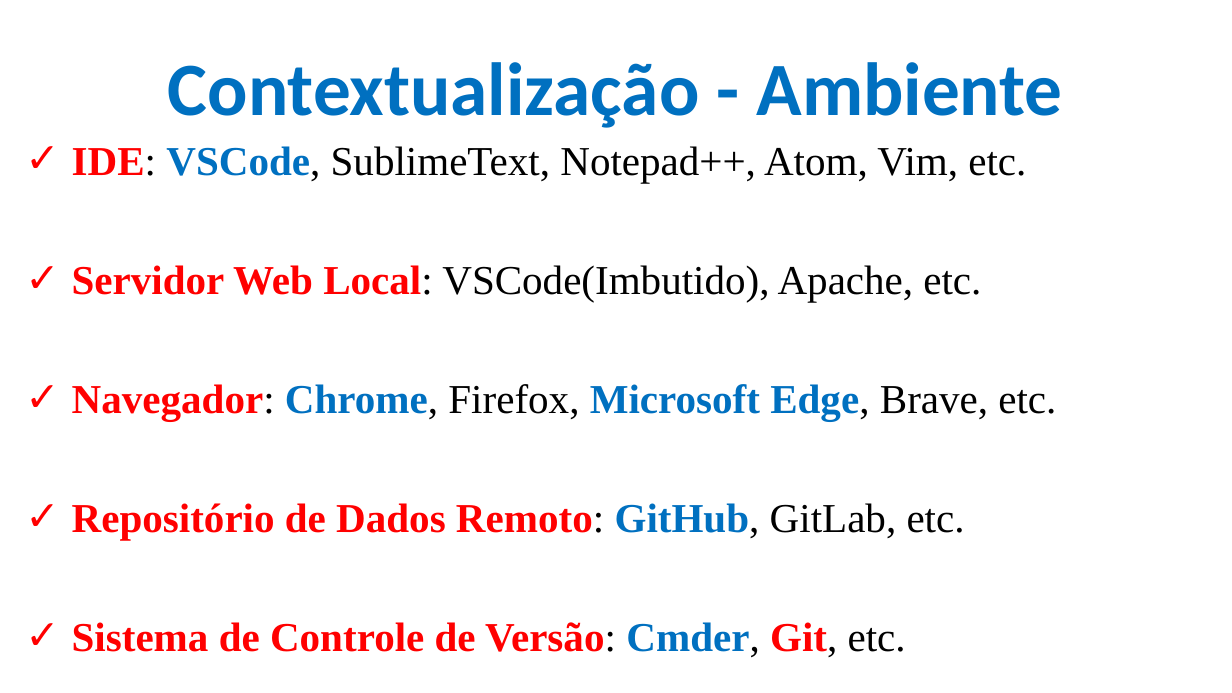
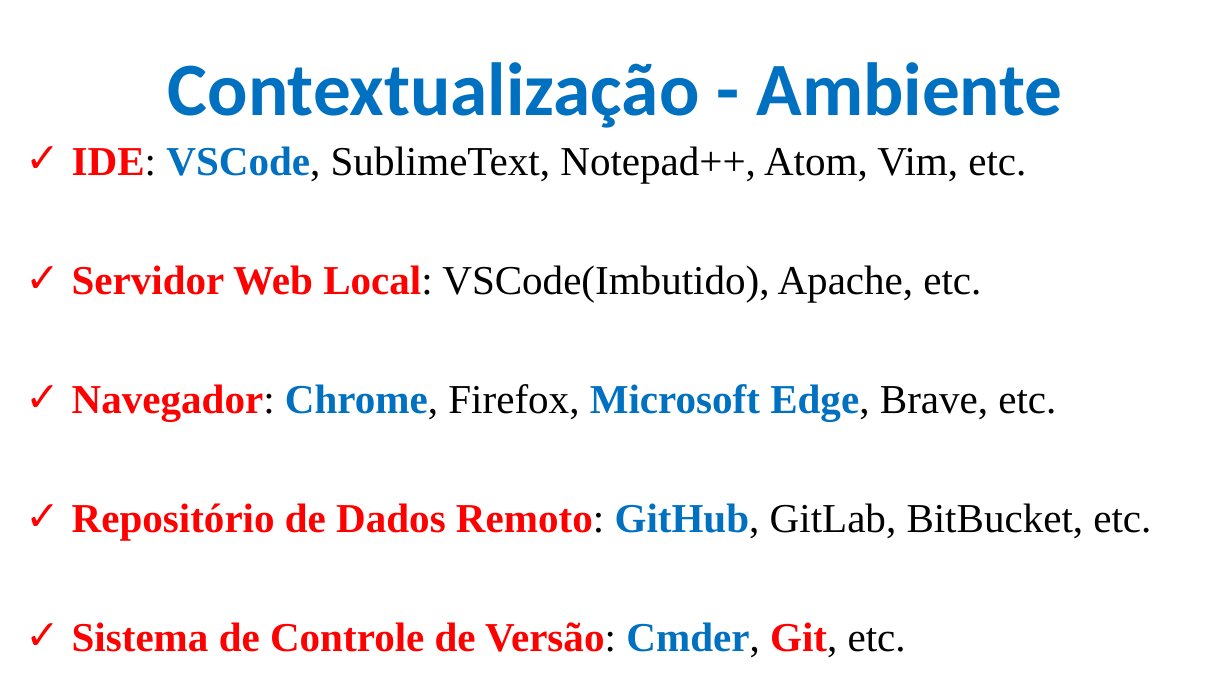
Before and after one commit to CloudEducationBrazil/WydenDesenvolvimentoWebPHP, a slide deck: slide 5 of 01 Classes/Aula 01 Desenvolvimento Web Caracterização.pptx. Drawn at 1232x693 pixels with LibreOffice and Linux fonts; fonts in the diff are those of the drawing; background and template pictures are left out. Boxes give left, top, right and bottom in pixels: in the first picture for what was removed or moved away, otherwise in the second. Text is boxed around its words. In the diff, an @@ line names an element or a change of style, - is before the commit and + after.

```diff
--- a/01 Classes/Aula 01 Desenvolvimento Web Caracterização.pptx
+++ b/01 Classes/Aula 01 Desenvolvimento Web Caracterização.pptx
@@ text at (x1=72, y1=503, x2=1151, y2=540): text changed @@
-✓ Repositório de Dados Remoto: GitHub, GitLab, etc.
+✓ Repositório de Dados Remoto: GitHub, GitLab, BitBucket, etc.
```
Also in this commit, not shown: 1 other file.
